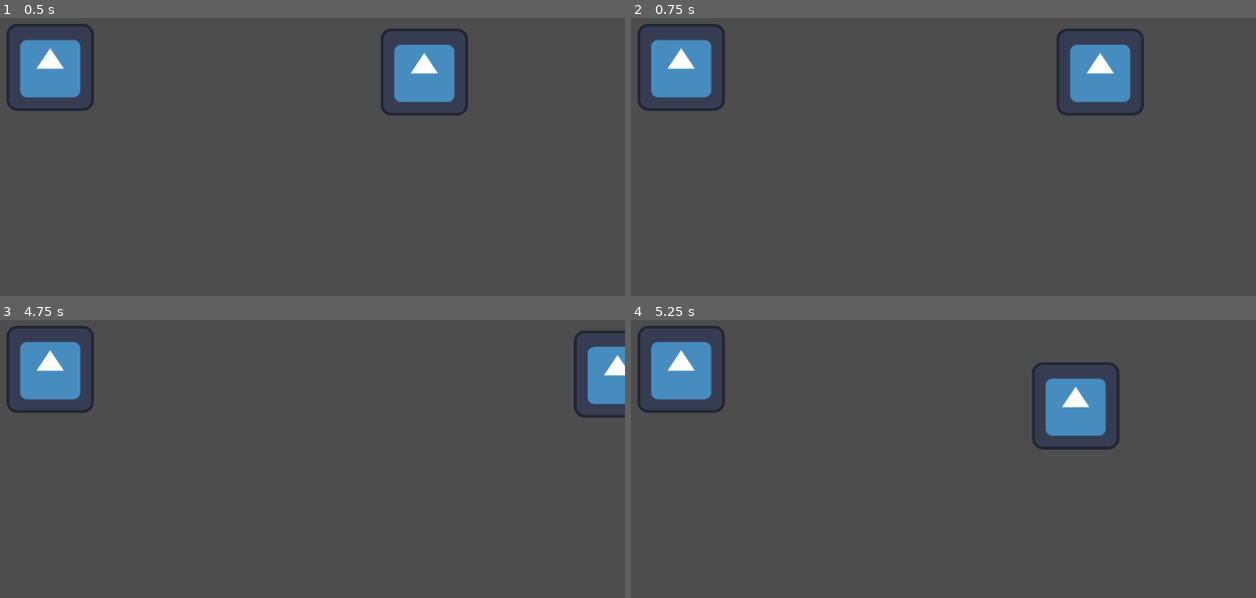
Above: before the commit, frames 1-4 (two rows, left to right).
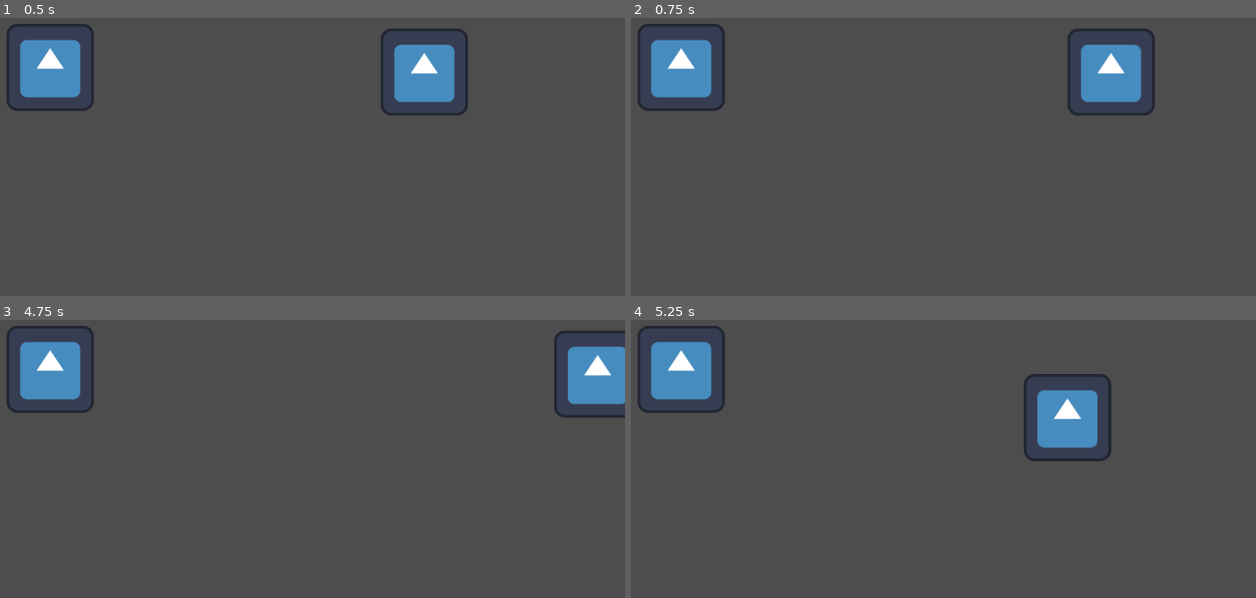
Above: after the commit, the same moments.

Repository: BenjaBelnap/Parry-God
Game: Godot game, scene res://Senes/main.tscn
Same seed, same stepped clock (60 frames per second), same inputs: the game is played once before the commit and once after it. The engine's default icon, where the game draws it, is replaced by a stand-in: a white triangle on a blue panel in a dark square.
Inputs:
- Up to frame 1 (0.5 s): no input
- Up to frame 2 (0.75 s): tap Enter at 0.5 s; hold D (move_right) from 0.53 s (still down)
- Up to frame 3 (4.75 s): release D (move_right) at 1.28 s; hold S (move_down) 1.28-2.03 s; tap Space at 2, 3.5 s; hold D (move_right) 2.03-2.78 s; tap Enter at 2.75, 4.25 s; hold W (move_up) 2.78-3.53 s; hold A (move_left) from 3.53 s (still down)
- Up to frame 4 (5.25 s): release A (move_left) at 5.03 s; hold S (move_down) from 5.03 s (still down)

Frame 1 is identical in both runs. In frame 2, 1.6% of the frame differs, in the area x 68-84%, y 3-35%; in frame 3, 1.2%; in frame 4, 2.7%, in the area x 62-79%, y 15-51%.

Commit message:
changed some acceleration values

Diff:
--- a/Senes/main.tscn
+++ b/Senes/main.tscn
@@ -18,7 +18,8 @@
 [node name="Player" type="CharacterBody2D" parent="GameBoard" groups=["player"]]
 position = Vector2(858, 319)
 script = ExtResource("1_avws7")
-acceleration = 3045
+acceleration = 4165
+friction = 4185
 
 [node name="CollisionShape2D" type="CollisionShape2D" parent="GameBoard/Player"]
 z_index = 1
